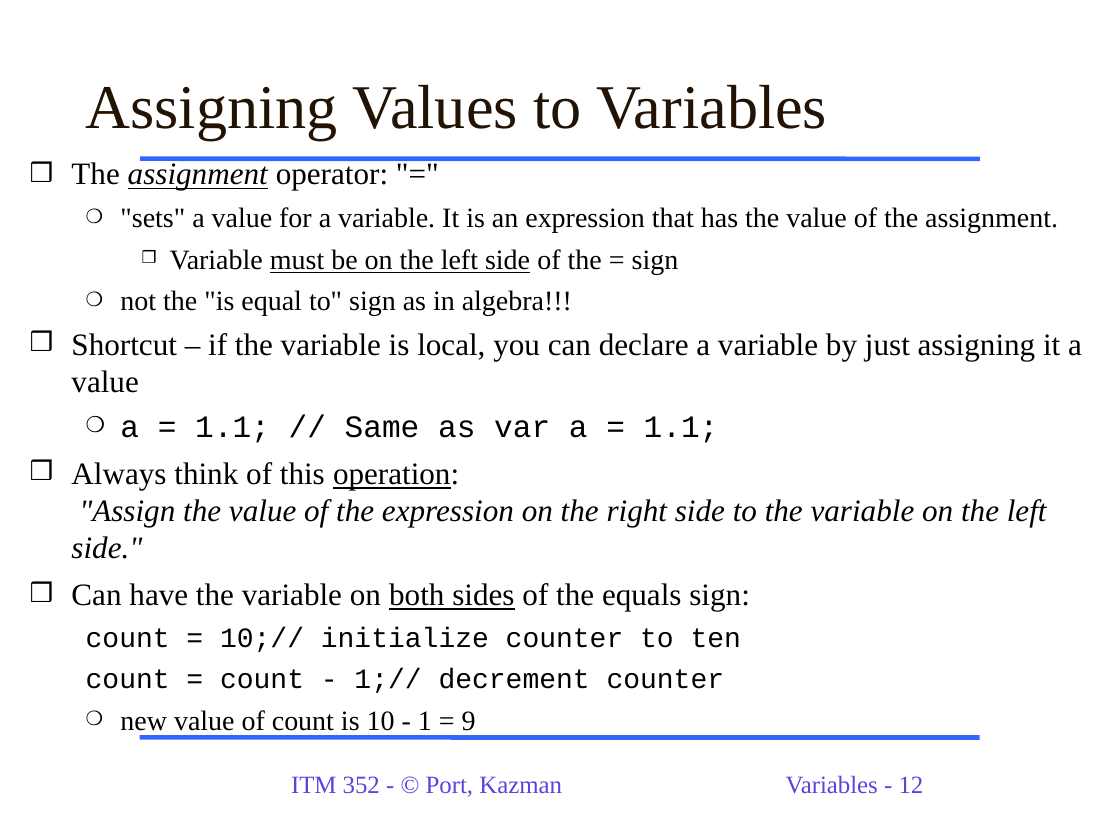
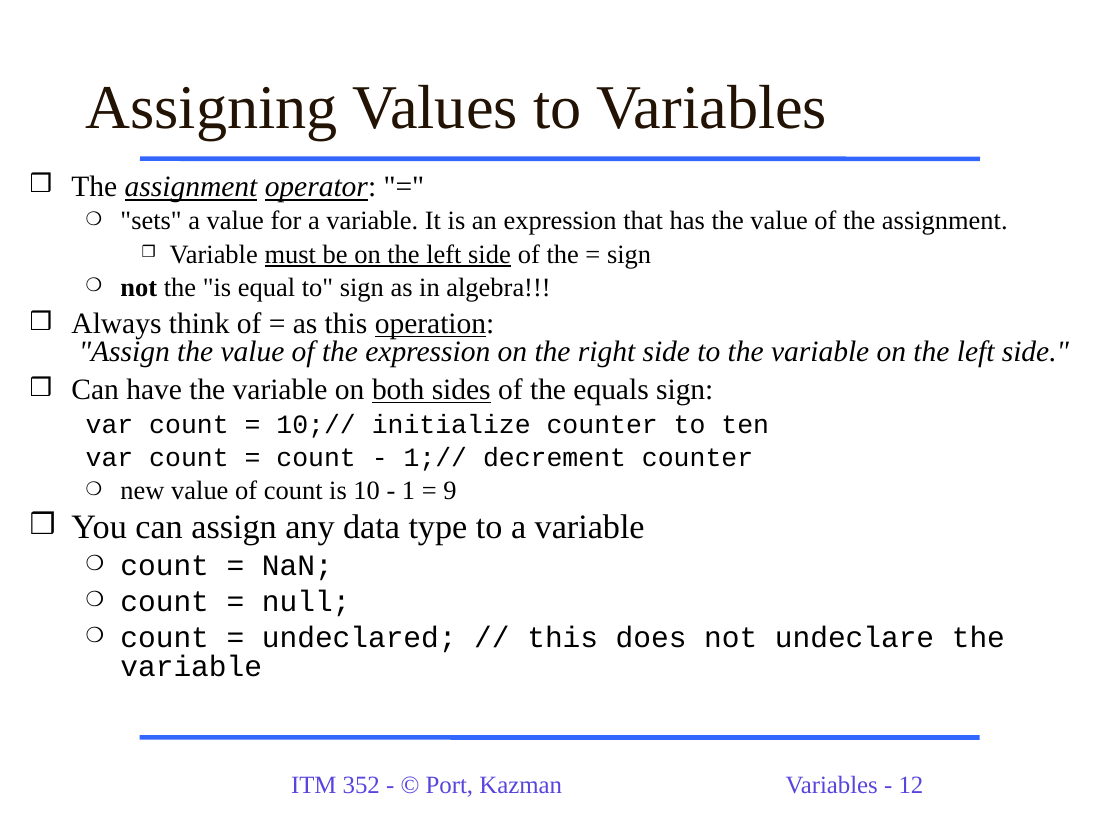
Before and after one commit to dport96/ITM352, a slide deck: slide 12 of morea/050.variables_data_types/ITM352_data_types_variables.ppt. Drawn at 1120x840 pixels with LibreOffice and Linux fonts; fonts in the diff are those of the drawing. Boxes give left, top, right and bottom in pixels: in the first picture for what was removed or moved away, otherwise in the second. Text is boxed around its words. In the diff, an @@ line names an element or a change of style, - is before the commit and + after.

```diff
--- a/morea/050.variables_data_types/ITM352_data_types_variables.ppt
+++ b/morea/050.variables_data_types/ITM352_data_types_variables.ppt
@@ text "The assignment operator: "="": place and size @@
-text "The assignment operator: "="" at (71, 160, 1082, 731)
+text "The assignment operator: "="" at (71, 175, 1069, 677)
@@ text at (71, 175, 1008, 500): size 20 to 19 pt in "The assignment operator: "="", "Can have the variable on both sides ..."; italic on, underline on in "operator:"; size 18 to 17 pt in ""sets" a value for a variable. It ...", "Variable must be on the left side ...", "not the "is equal to" sign as ...", "new value of count is 10 - ..."; bold on in "not"; line spacing 0.95 to 0.75; line spacing 1 to 0.8 @@
@@ text at (71, 312, 1069, 367): text changed; size 20 to 19 pt; italic on @@
-❒ Shortcut – if the variable is local, you can declare a variable by just assigning it a value
-  ❍ a = 1.1; // Same as var a = 1.1;
-❒ Always think of this operation:
-  "Assign the value of the expression on the right side to the variable on the left side."
+❒ Always think of = as this operation:
+  "Assign the value of the expression on the right side to the variable on the left side."
@@ text at (86, 414, 769, 471): text changed; size 18 to 17 pt @@
-  count = 10;// initialize counter to ten
-  count = count - 1;// decrement counter
+  var count = 10;// initialize counter to ten
+  var count = count - 1;// decrement counter
@@ text at (71, 514, 1005, 677): paragraphs added @@
+❒ You can assign any data type to a variable
+  ❍ count = NaN;
+  ❍ count = null;
+  ❍ count = undeclared; // this does not undeclare the variable
```
Also in this commit, not shown: 2 other slides changed, 2 slides added.
